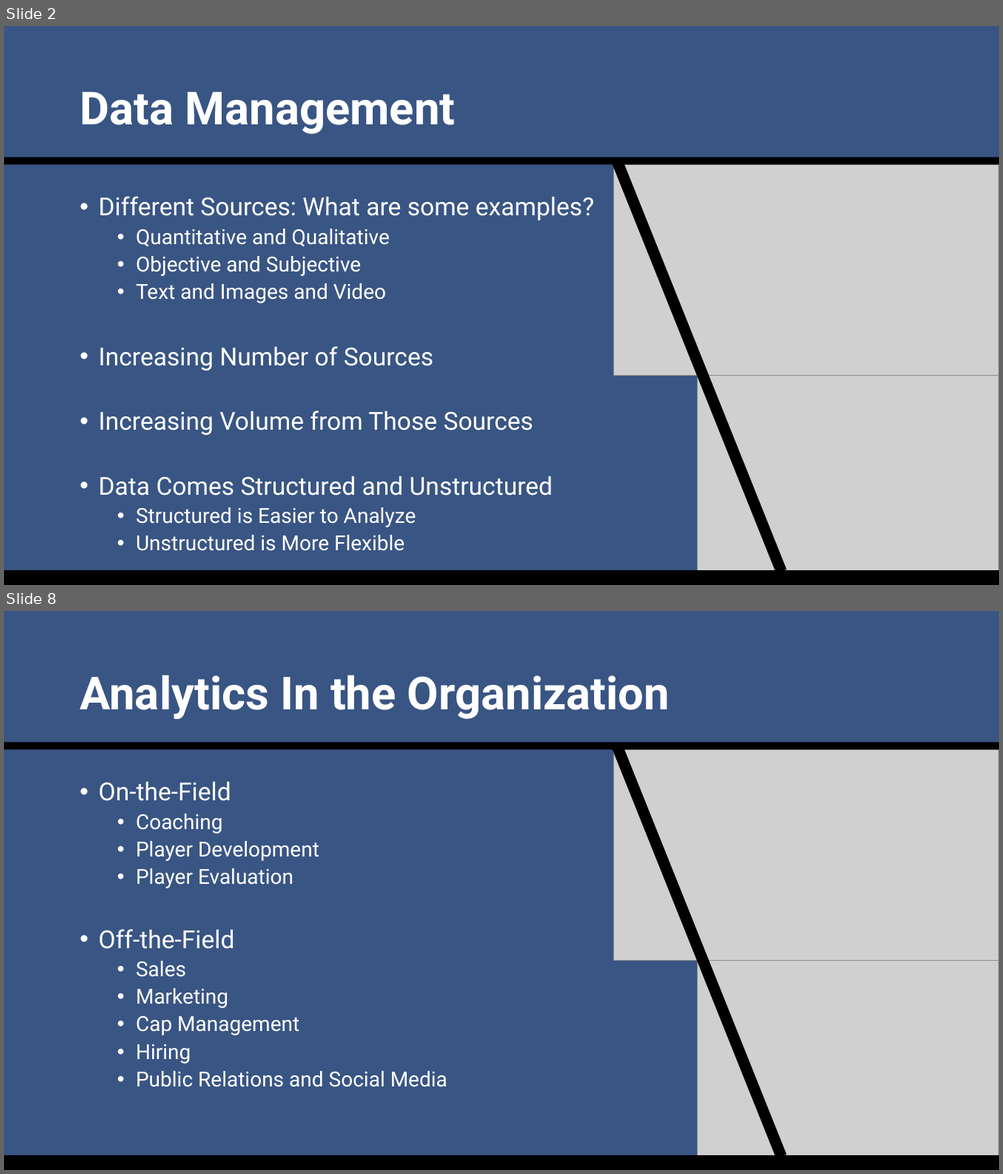
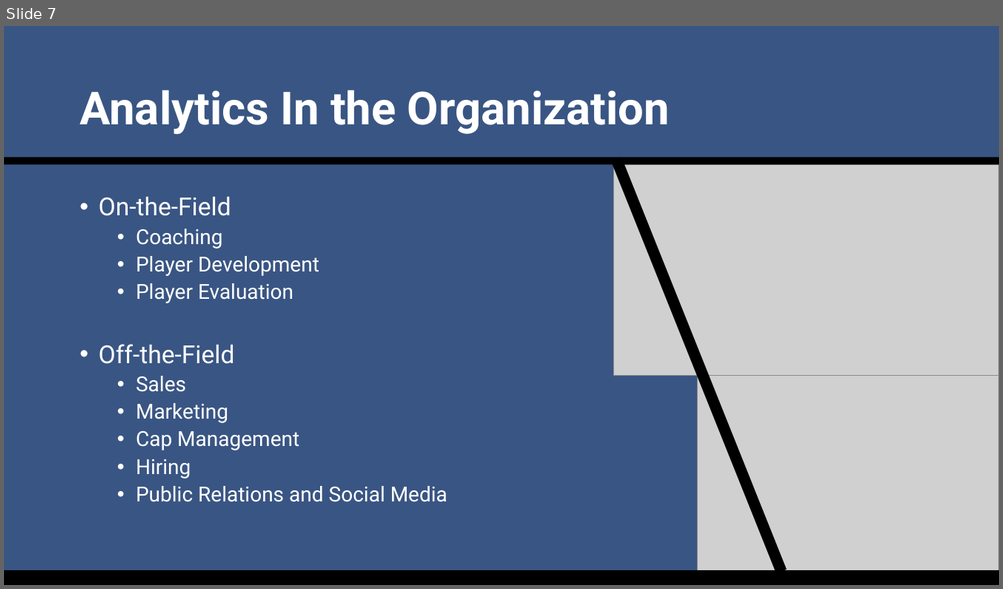
Before and after one commit to SuperMarioGiacomazzo/STOR390_WEBSITE, a slide deck: Slides/Sports Analytics 3/Sports_Analytics_3_Lecture.pptx. Shown one above the other, each under a label of ours: slides 2 and 8 before the commit, slide 7 after it; the slides between them are not shown. The pictures are 1003x1174 and 1003x589 pixels, drawn with LibreOffice and Linux fonts; fonts in the diff are those of the drawing; grey boxes stand for pictures. Boxes give left, top, right and bottom in pixels: in the first picture for what was removed or moved away, otherwise in the second. Text is boxed around its words. In the diff, an @@ line names an element or a change of style, - is before the commit and + after.

```diff
--- a/Slides/Sports Analytics 3/Sports_Analytics_3_Lecture.pptx
+++ b/Slides/Sports Analytics 3/Sports_Analytics_3_Lecture.pptx
@@ slide 2 removed at (4, 26, 999, 585), background #395583 @@
@@ title removed at (79, 92, 455, 134) @@
-Data Management
@@ rectangle removed at (4, 157, 999, 165) @@
@@ rectangle removed at (611, 157, 786, 574) @@
@@ picture removed at (614, 165, 999, 376) @@
@@ text removed at (99, 196, 594, 551) @@
-• Different Sources: What are some examples?
-  • Quantitative and Qualitative
-  • Objective and Subjective
-  • Text and Images and Video
-• Increasing Number of Sources
-• Increasing Volume from Those Sources
-• Data Comes Structured and Unstructured
-  • Structured is Easier to Analyze
-  • Unstructured is More Flexible
@@ picture removed at (697, 375, 999, 585) @@
@@ rectangle removed at (4, 571, 999, 585) @@
@@ what was slide 8 is now slide 7 @@
```
Also in this commit, not shown: 1 slide changed, 2 slides added, 6 other slides removed, 3 other files.
